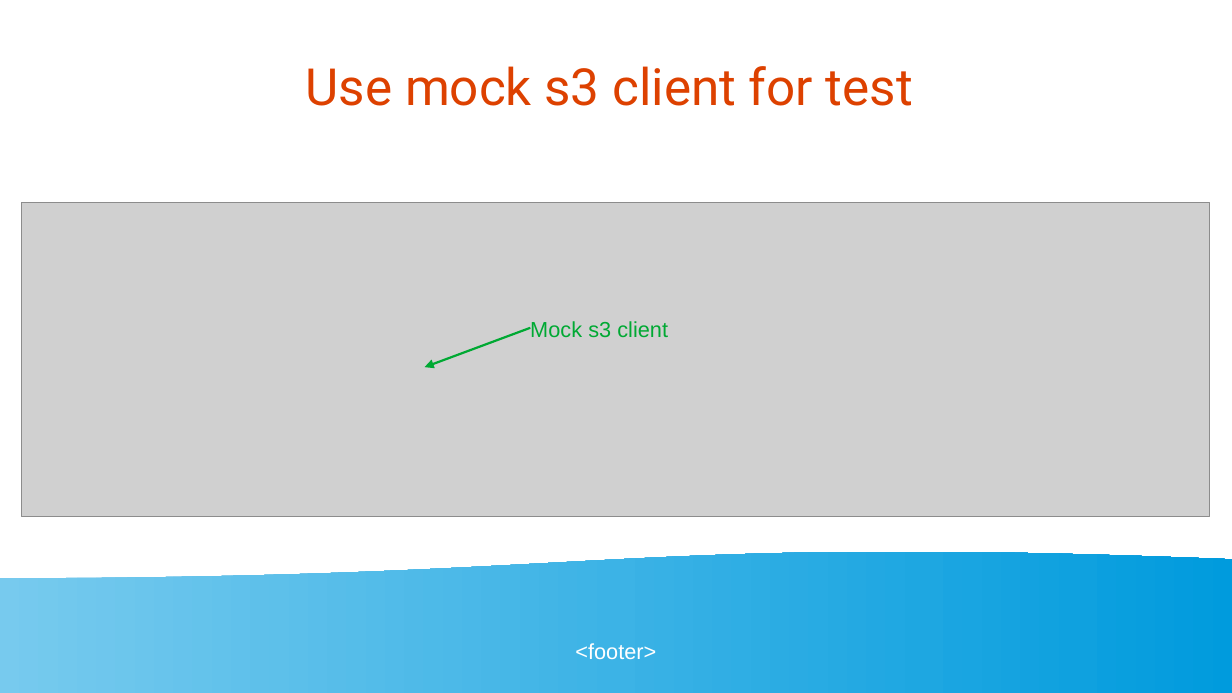
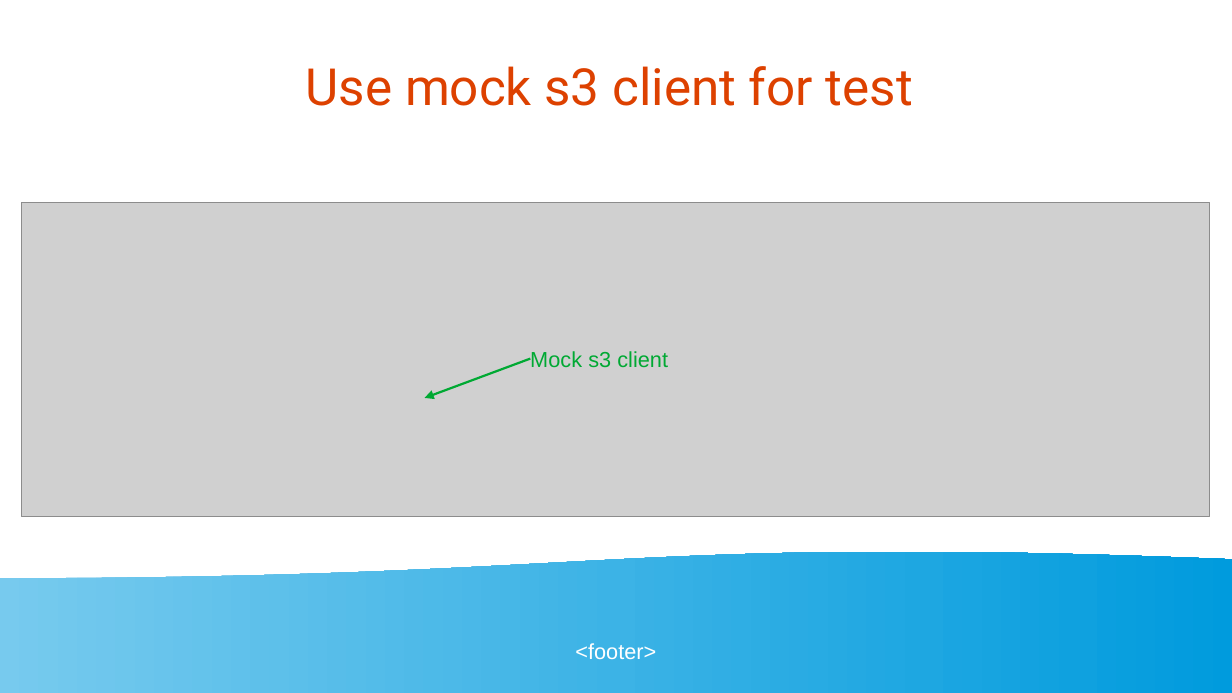
Before and after one commit to golangbot/gophercon-uk-2025-talk, a slide deck: slide 41 of Presentation.odp. Drawn at 1232x693 pixels with LibreOffice and Linux fonts; fonts in the diff are those of the drawing; grey boxes stand for pictures. Boxes give left, top, right and bottom in pixels: in the first picture for what was removed or moved away, otherwise in the second. Text is boxed around its words. In the diff, an @@ line names an element or a change of style, - is before the commit and + after.

```diff
--- a/Presentation.odp
+++ b/Presentation.odp
@@ arrow moved from (531, 328) - (425, 368) to (531, 359) - (425, 398) @@
@@ text "Mock s3 client" moved from (x1=530, y1=321, x2=668, y2=338) to (x1=530, y1=351, x2=668, y2=368) @@
```
Also in this commit, not shown: 9 other slides changed, 4 other files.
